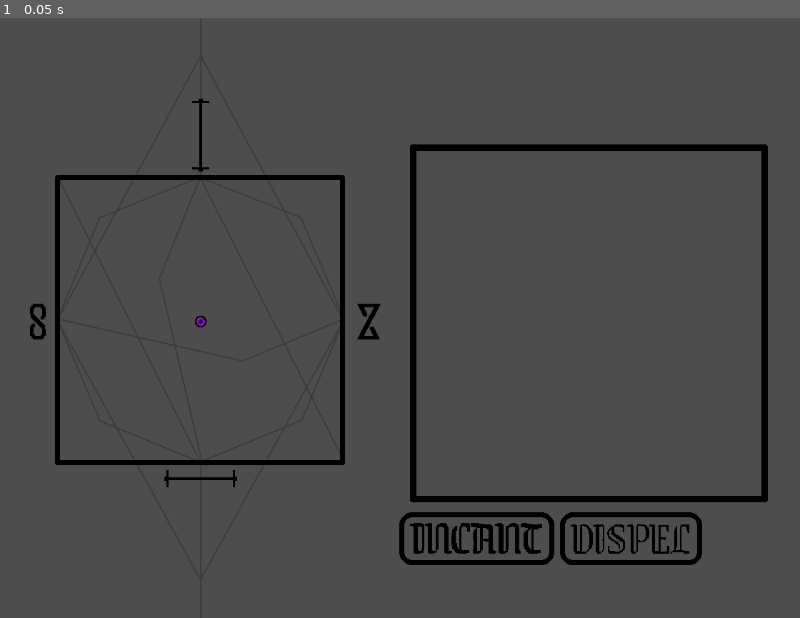
Above: before the commit, frame 1.
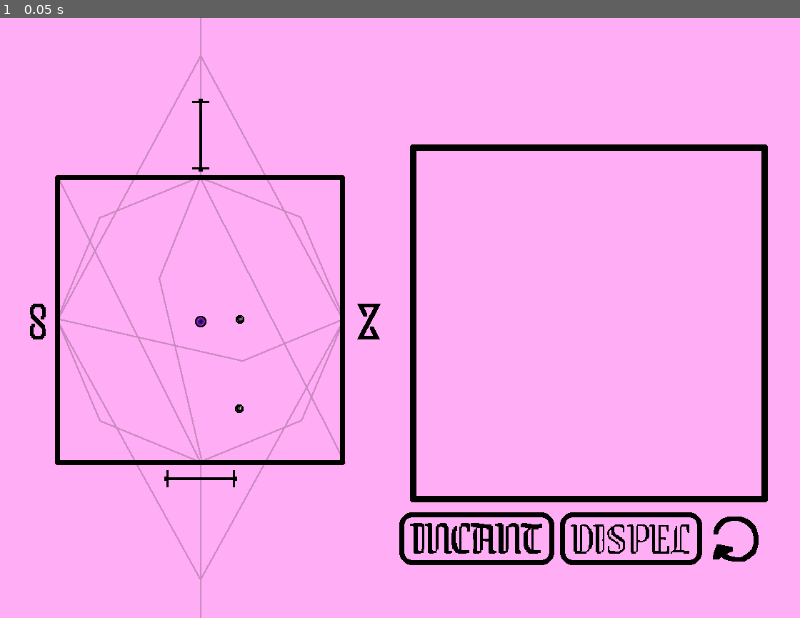
Above: after the commit, the same moment.

Repository: lohchness/Cursebreaker
Game: Godot game, scene res://scenes/level.tscn
Same seed, same stepped clock (60 frames per second), same inputs: the game is played once before the commit and once after it.
Inputs:
- Up to frame 1 (0.05 s): no input

The runs differ from the first frame. In frame 1, 96% of the frame differs, in the area x 0-100%, y 0-100%.

Commit message:
Add targets and reset button to level

Diff:
--- a/scenes/level.tscn
+++ b/scenes/level.tscn
@@ -1,13 +1,22 @@
-[gd_scene load_steps=6 format=3 uid="uid://w015m2tf04rx"]
+[gd_scene load_steps=8 format=3 uid="uid://w015m2tf04rx"]
 
 [ext_resource type="PackedScene" uid="uid://3ghhb13p6d2l" path="res://scenes/whiteboard.tscn" id="1_u52ul"]
 [ext_resource type="Script" uid="uid://c4yqadc08pa2x" path="res://scripts/level.gd" id="1_w8frs"]
 [ext_resource type="PackedScene" uid="uid://kxxki4i1p8uv" path="res://scenes/map.tscn" id="2_vonw3"]
 [ext_resource type="PackedScene" uid="uid://b5wo0gy13avw5" path="res://scenes/incant_button.tscn" id="4_mx8sn"]
 [ext_resource type="PackedScene" uid="uid://bn10yt3y0tjpx" path="res://scenes/dispel_button.tscn" id="5_ppgk2"]
+[ext_resource type="PackedScene" uid="uid://wsdpdrm1raeu" path="res://scenes/target.tscn" id="6_2r41h"]
+[ext_resource type="PackedScene" uid="uid://bl205u8p4n7wa" path="res://scenes/reset_button.tscn" id="7_klq6b"]
 
 [node name="Level" type="Node2D"]
 script = ExtResource("1_w8frs")
+
+[node name="ColorRect" type="ColorRect" parent="."]
+offset_left = -32.0
+offset_top = -25.0
+offset_right = 1135.0
+offset_bottom = 872.0
+color = Color(1, 0.678431, 0.956863, 1)
 
 [node name="Whiteboard" parent="." instance=ExtResource("1_u52ul")]
 
@@ -25,6 +34,19 @@
 offset_right = 983.0
 offset_bottom = 766.0
 
+[node name="Target" parent="." instance=ExtResource("6_2r41h")]
+position = Vector2(335, 547)
+
+[node name="Target2" parent="." instance=ExtResource("6_2r41h")]
+position = Vector2(336, 422)
+
+[node name="reset_button" parent="." instance=ExtResource("7_klq6b")]
+offset_left = 998.0
+offset_top = 698.0
+offset_right = 1062.0
+offset_bottom = 761.0
+
 [connection signal="submit_drawn_stroke" from="Whiteboard" to="." method="_on_whiteboard_submit_drawn_stroke"]
 [connection signal="pressed" from="IncantButton" to="." method="_on_incant_button_pressed"]
 [connection signal="pressed" from="dispel_button" to="." method="_on_dispel_button_pressed"]
+[connection signal="pressed" from="reset_button" to="." method="_on_reset_button_pressed"]
--- a/scripts/level.gd
+++ b/scripts/level.gd
@@ -54,3 +54,6 @@
 
 func _on_dispel_button_pressed() -> void:
 	whiteboard.dispel()
+
+func _on_reset_button_pressed() -> void:
+	get_tree().reload_current_scene()
